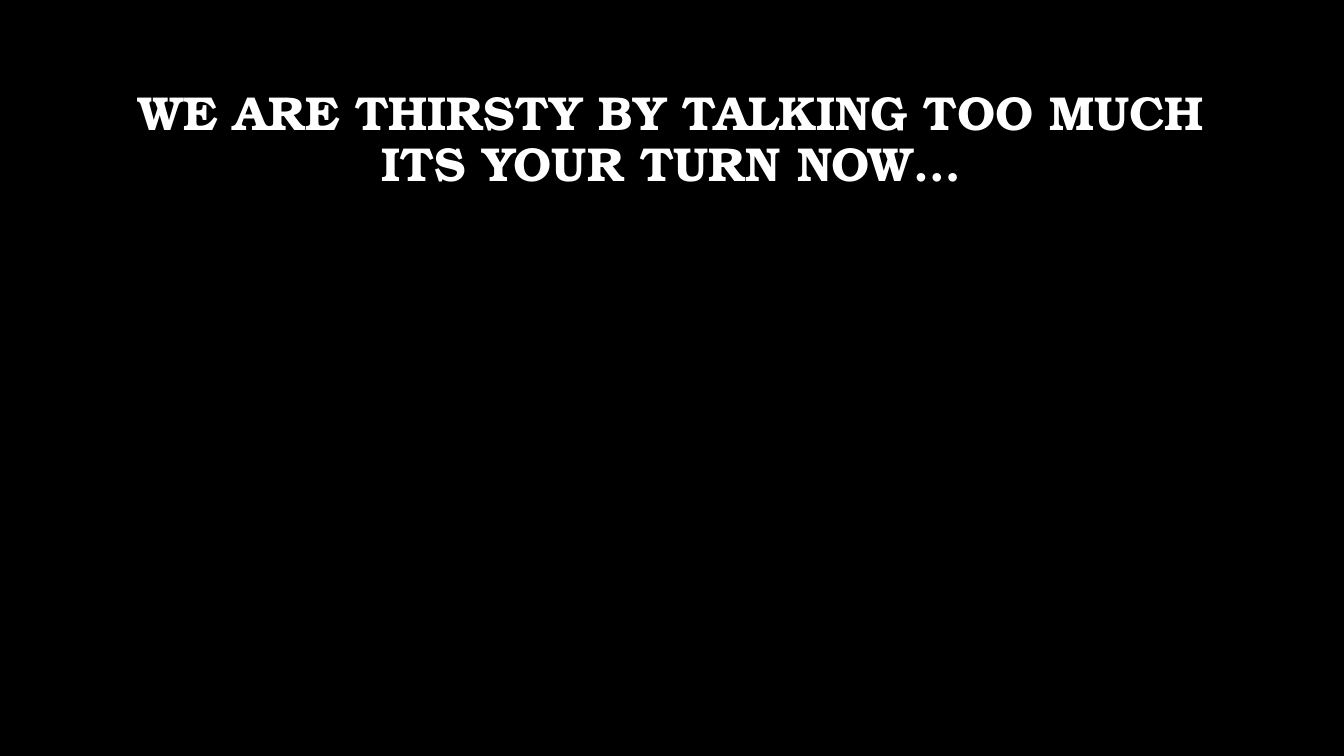
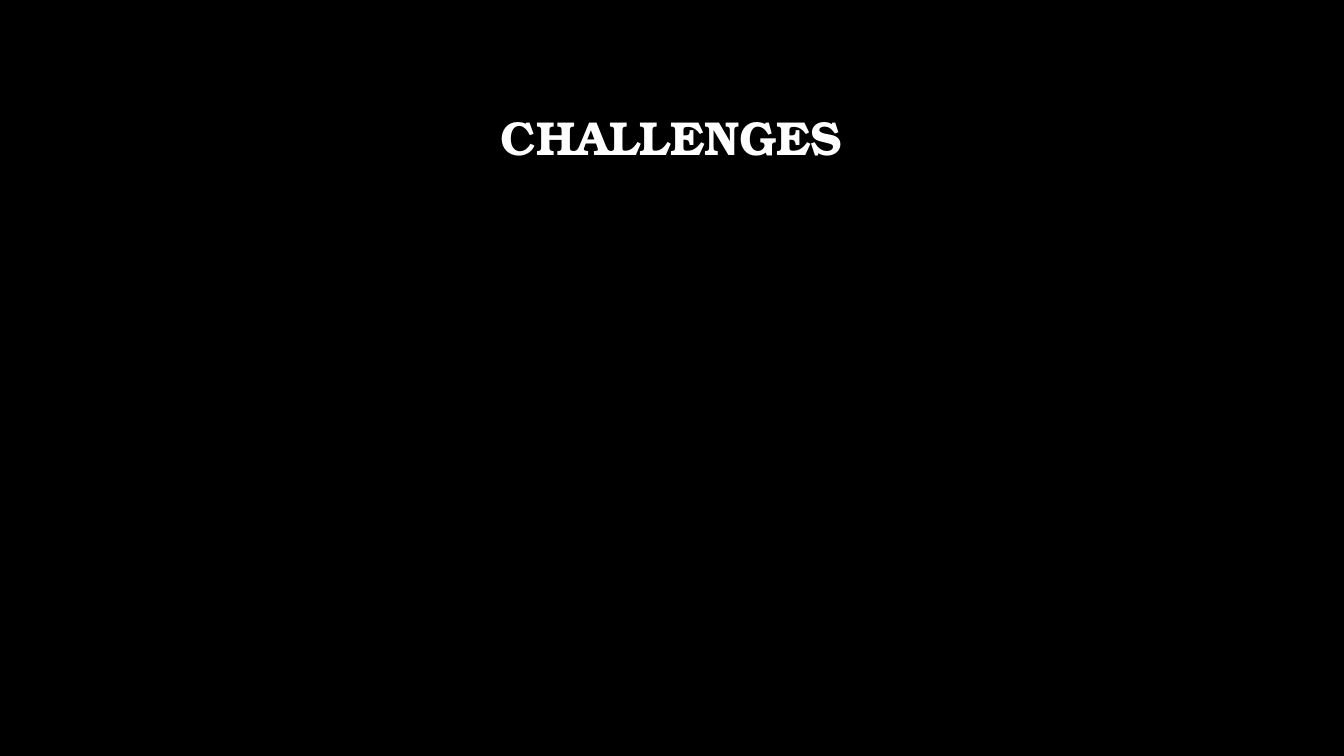
Before and after one commit to aimanahmedmoin1997/FinalYearProject, a slide deck: slide 13 of Kaavish Evaluation I/Evaluation I.pptx. Drawn at 1344x756 pixels with LibreOffice and Linux fonts; fonts in the diff are those of the drawing; background and template pictures are left out. Boxes give left, top, right and bottom in pixels: in the first picture for what was removed or moved away, otherwise in the second. Text is boxed around its words. In the diff, an @@ line names an element or a change of style, - is before the commit and + after.

```diff
--- a/Kaavish Evaluation I/Evaluation I.pptx
+++ b/Kaavish Evaluation I/Evaluation I.pptx
@@ title at [501,122,842,156]: text changed @@
-WE ARE THIRSTY BY TALKING TOO MUCH ITS YOUR TURN NOW…
+CHALLENGES
```
Also in this commit, not shown: 5 other slides changed, 1 slide added, 1 slide removed.
